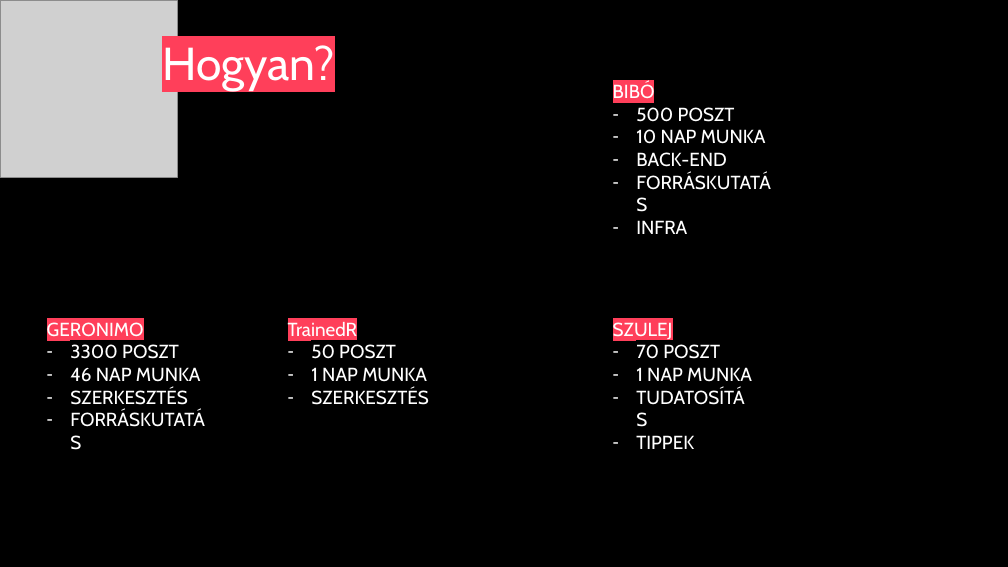
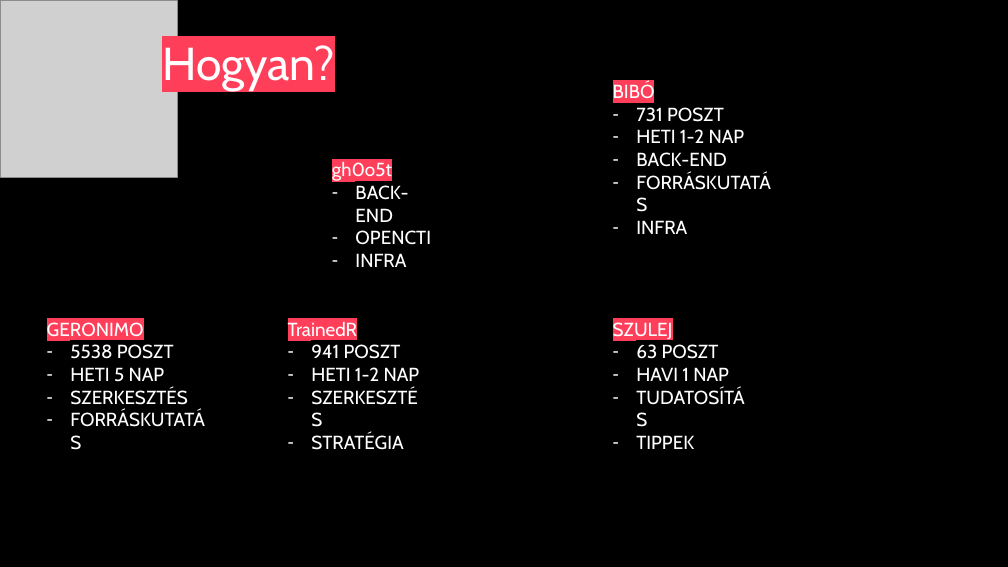
Before and after one commit to Lensver65/Yanac, a slide deck: slide 5 of Yanac_NKE.pptx. Drawn at 1008x567 pixels with LibreOffice and Linux fonts; fonts in the diff are those of the drawing; grey boxes stand for pictures. Boxes give left, top, right and bottom in pixels: in the first picture for what was removed or moved away, otherwise in the second. Text is boxed around its words. In the diff, an @@ line names an element or a change of style, - is before the commit and + after.

```diff
--- a/Yanac_NKE.pptx
+++ b/Yanac_NKE.pptx
@@ text at <box>636,107,745,143</box>: text changed @@
-– 500 POSZT
-– 10 NAP MUNKA
+– 731 POSZT
+– HETI 1-2 NAP
@@ text added at <box>332,162,431,267</box>, 18 pt, text #FFFFFF @@
+gh0o5t
+– BACK-END
+– OPENCTI
+– INFRA
@@ text at <box>70,344,174,382</box>: text changed @@
-– 3300 POSZT
-– 46 NAP MUNKA
+– 5538 POSZT
+– HETI 5 NAP
@@ text at <box>311,344,420,381</box>: text changed @@
-– 50 POSZT
-– 1 NAP MUNKA
+– 941 POSZT
+– HETI 1-2 NAP
@@ text at <box>636,344,729,381</box>: text changed @@
-– 70 POSZT
-– 1 NAP MUNKA
+– 63 POSZT
+– HAVI 1 NAP
@@ text at <box>311,433,404,450</box>: paragraph added @@
+– STRATÉGIA
```
Also in this commit, not shown: 6 other slides changed, 4 slides added.
